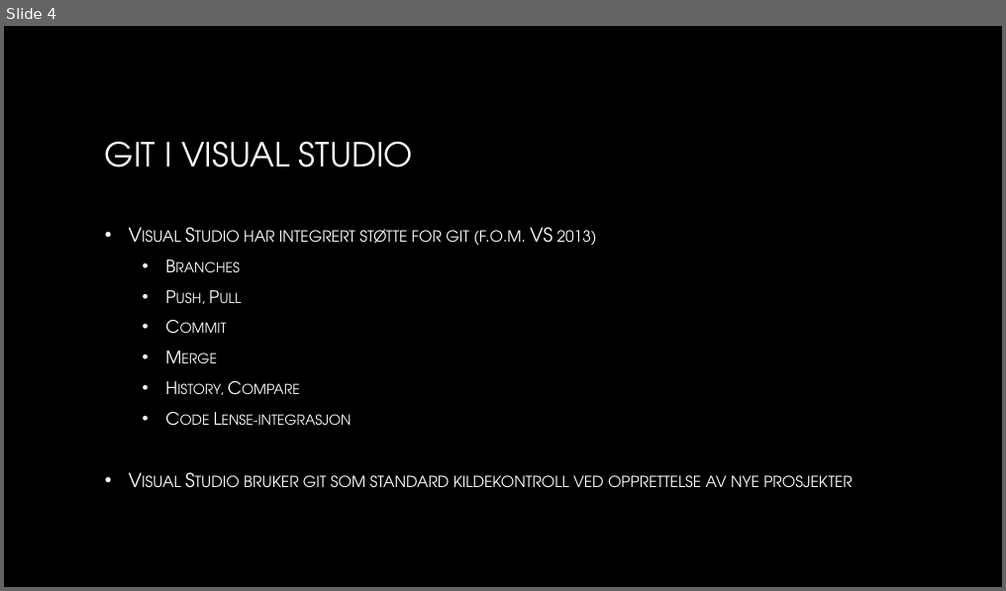
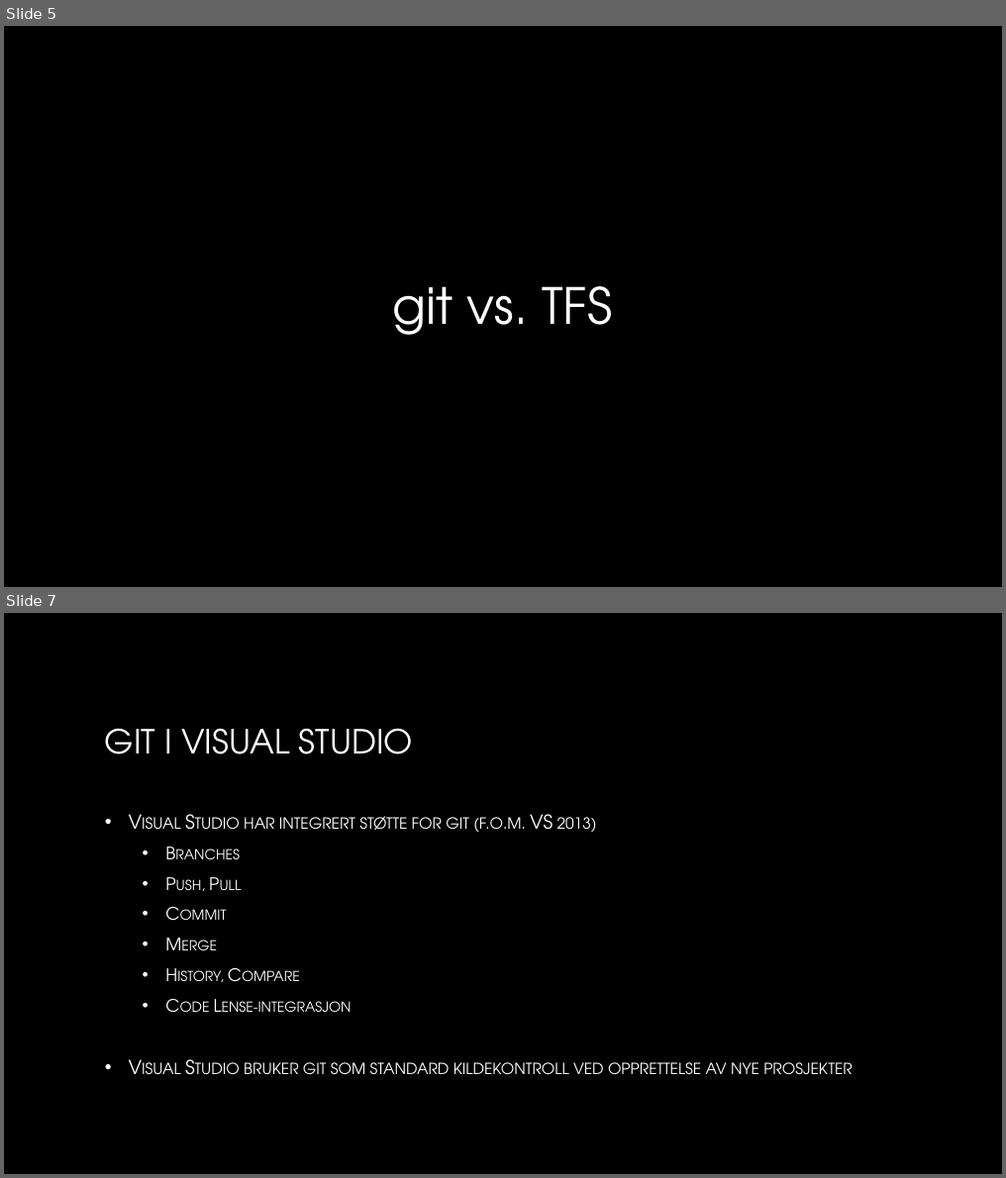
Before and after one commit to hagronnestad/gitvstfs, a slide deck: GIT vs TFS.pptx. Shown one above the other, each under a label of ours: slide 4 before the commit, slides 5 and 7 after it; the slides between them are not shown. The pictures are 1006x591 and 1006x1178 pixels, drawn with LibreOffice and Linux fonts; fonts in the diff are those of the drawing; background and template pictures are left out. Boxes give left, top, right and bottom in pixels: in the first picture for what was removed or moved away, otherwise in the second. Text is boxed around its words. In the diff, an @@ line names an element or a change of style, - is before the commit and + after.

```diff
--- a/GIT vs TFS.pptx
+++ b/GIT vs TFS.pptx
@@ slide 5 added at [4, 26, 1002, 587], background picture (left out) @@
@@ title added at [393, 286, 612, 335], 48 pt, text gradient #FFFFFF to #A6A6A6 @@
+git vs. TFS
@@ what was slide 4 is now slide 7 @@
```
Also in this commit, not shown: 7 slides changed, 5 other slides added, 2 slides removed.
